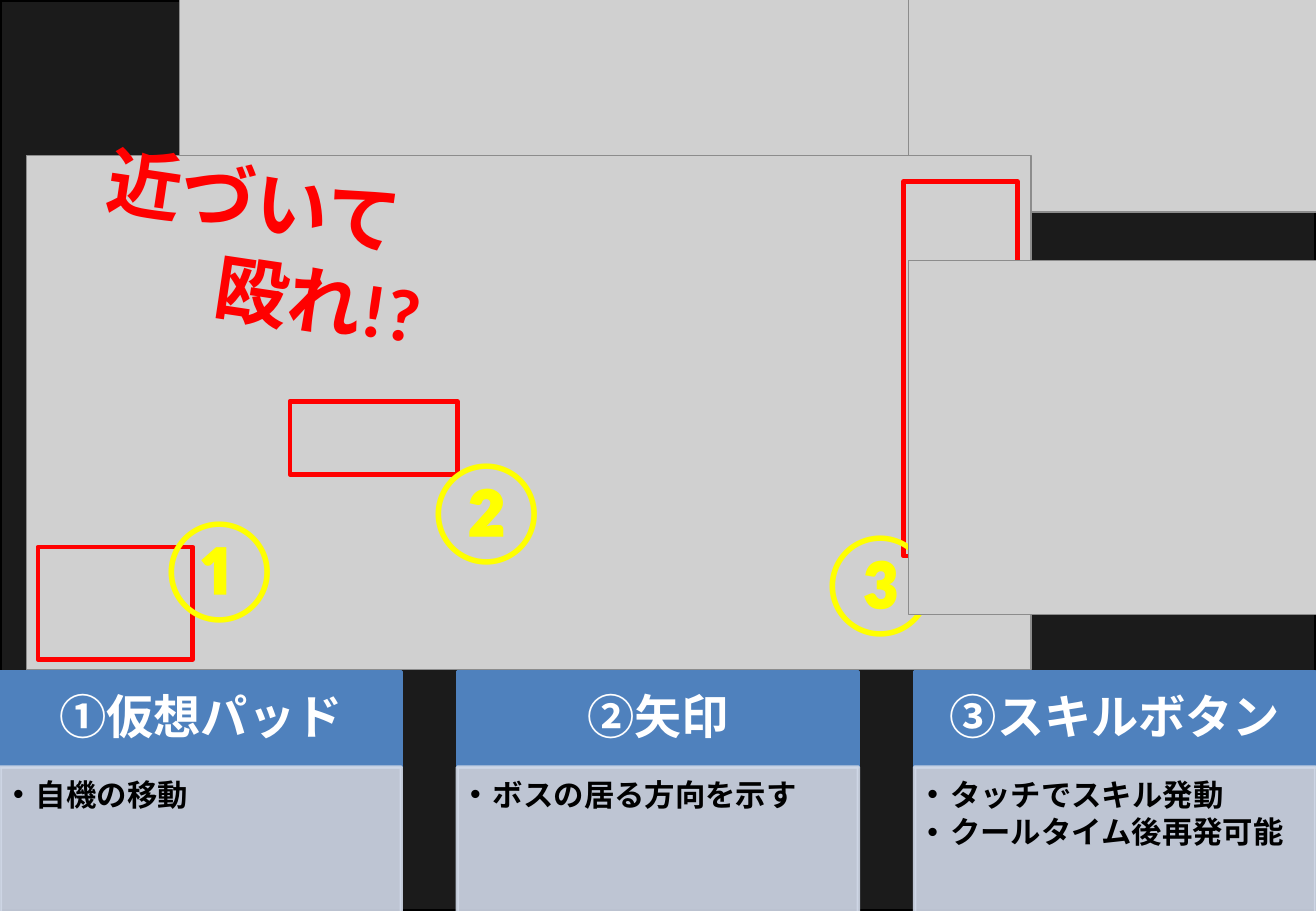
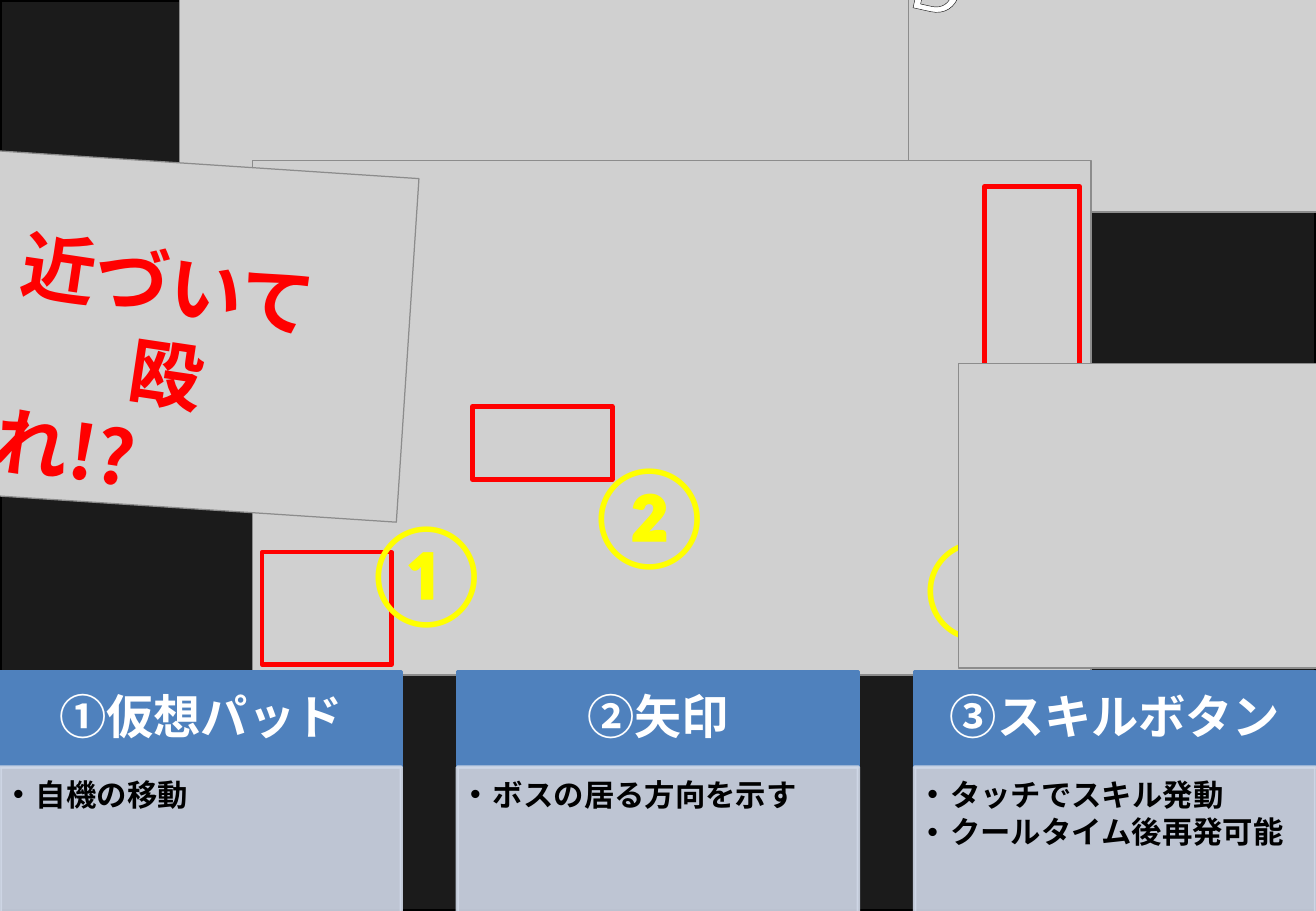
Before and after one commit to potohu9/testRpoji, a slide deck: slide 1 of 説明書.pptx. Drawn at 1316x911 pixels with LibreOffice and Linux fonts; fonts in the diff are those of the drawing; grey boxes stand for pictures. Boxes give left, top, right and bottom in pixels: in the first picture for what was removed or moved away, otherwise in the second. Text is boxed around its words. In the diff, an @@ line names an element or a change of style, - is before the commit and + after.

Commit message:
時は戦国　この混沌とした説明書に一人のクエリちゃん登場

```diff
--- a/説明書.pptx
+++ b/説明書.pptx
@@ text added at [908,0,1216,8], 40 pt, text #FFFFFF @@
+WANTED
@@ picture added at [0,142,419,523] @@
@@ picture: place and size @@
-picture at [27,156,1032,671]
+picture at [253,160,1091,676]
@@ text "近づいて": place and size @@
-text "近づいて" at [104,135,396,335]
+text "近づいて" at [0,231,310,477]
@@ text "近づいて" at [0,231,310,477]: font Calibri to Noto Sans CJK SC @@
@@ rectangle: place and size @@
-rectangle at [904,181,1018,555]
+rectangle at [985,187,1080,561]
@@ picture: place and size @@
-picture at [909,261,1316,615]
+picture at [959,363,1316,668]
@@ rectangle: place and size @@
-rectangle at [290,401,458,474]
+rectangle at [473,407,612,480]
@@ text "②": place and size @@
-text "②" at [420,461,554,565]
+text "②" at [583,466,717,570]
@@ text "①": place and size @@
-text "①" at [152,521,286,627]
+text "①" at [360,526,494,632]
@@ text "③" rewrapped from [813,533,947,637] to [911,539,1045,647] @@
@@ rectangle: place and size @@
-rectangle at [38,547,192,660]
+rectangle at [262,553,391,666]
```
